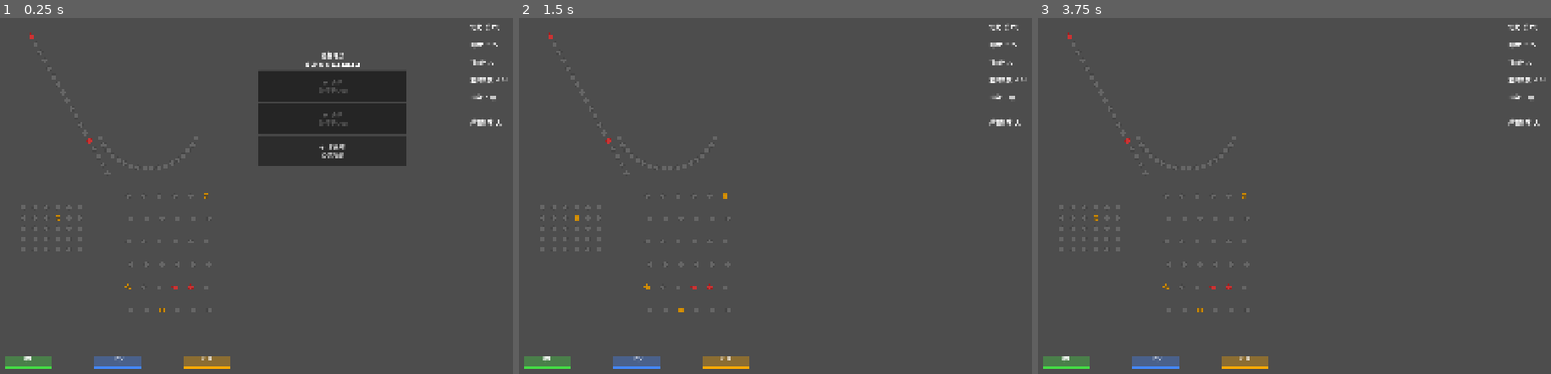
Above: before the commit, frames 1-3 (left to right).
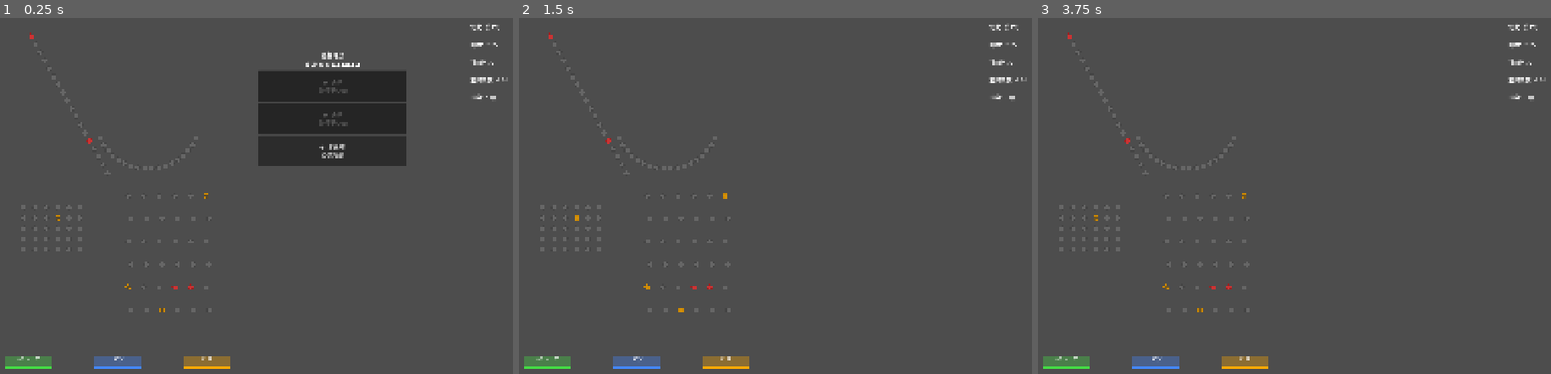
Above: after the commit, the same moments.

Repository: ever4Kenny/orb-foundry
Game: Godot game, scene res://scenes/main.tscn
Two runs of this game, one before a commit and one after it. Both use one fixed random seed, a clock stepped at 60 frames per second and the inputs below.
Inputs (mouse positions are in pixels of both pictures, inside the frame that each line leads up to):
- Up to frame 1 (0.25 s): no input
- Up to frame 2 (1.5 s): click "● 铁球 重·穿透peg" at 0.5 s; tap Enter at 1.25 s; move the mouse to (955, 163) at 1.27 s; click (955, 163) at 1.42 s
- Up to frame 3 (3.75 s): tap Space at 2, 3.5 s; drag from (1191, 203) to (1068, 35) at 2.02 s; tap Enter at 2.75 s; move the mouse to (1391, 99) at 2.77 s; click (1391, 99) at 2.92 s; drag from (1289, 260) to (1073, 42) at 3.52 s

The runs differ from the first frame. In frame 1, 0.1% of the frame differs, in the area x 3-98%, y 28-97%; in frame 2, 0.1%; in frame 3, 0.1%.

Commit message:
feat: slot奖励重设计 — 左×2下一击/中+50分/右+1球

Diff:
--- a/resources/board_layouts/default.json
+++ b/resources/board_layouts/default.json
@@ -62,8 +62,8 @@
       "y_offset": -36,
       "width": 132,
       "height": 32,
-      "effect": "elasticity_boost",
-      "label": "弹性+"
+      "effect": "score_multiplier",
+      "label": "×2 下一击"
     },
     {
       "position": "center",
@@ -72,7 +72,7 @@
       "width": 132,
       "height": 32,
       "effect": "score_bonus",
-      "label": "+10分"
+      "label": "+50分"
     },
     {
       "position": "right",
--- a/scenes/ui/hud.tscn
+++ b/scenes/ui/hud.tscn
@@ -46,10 +46,10 @@
 text = "球袋: -"
 autowrap_mode = 2
 
-[node name="ElasticityLabel" type="Label" parent="."]
+[node name="MultiplierLabel" type="Label" parent="."]
 unique_name_in_owner = true
 offset_left = 1480.0
 offset_top = 350.0
 offset_right = 1880.0
 offset_bottom = 382.0
-text = "弹性加成: 无"
+text = ""
--- a/scripts/ball.gd
+++ b/scripts/ball.gd
@@ -27,6 +27,7 @@
 @export var color: Color = Color.WHITE
 @export var col_count: int = 0
 @export var split_radius: float = 12.0
+@export var score_multiplier: int = 1
 
 var _alive: bool = true
 var _dying: bool = false
@@ -192,9 +193,9 @@
 
 	match peg_type:
 		"bonus":
-			ScoreManager.add(25)
+			ScoreManager.add(25 * score_multiplier)
 		"normal":
-			ScoreManager.add(10)
+			ScoreManager.add(10 * score_multiplier)
 		"danger":
 			ScoreManager.add(-5)
 			linear_velocity *= 0.7
@@ -207,9 +208,9 @@
 
 	match peg_type:
 		"bonus":
-			ScoreManager.add(25)
+			ScoreManager.add(25 * score_multiplier)
 		"normal":
-			ScoreManager.add(10)
+			ScoreManager.add(10 * score_multiplier)
 		"danger":
 			ScoreManager.add(-5)
 			linear_velocity *= 0.8
@@ -261,6 +262,7 @@
 	child.bounce_value = bounce_value
 	child.weight_value = weight_value
 	child.color = color
+	child.score_multiplier = score_multiplier
 	child.split_threshold = 999  # don't split again
 	child.col_count = 0
 	child.position = position
--- a/scripts/main.gd
+++ b/scripts/main.gd
@@ -115,6 +115,8 @@
 
 	var ball := BALL_SCENE.instantiate()
 	_apply_ball_config(ball, cfg)
+	ball.score_multiplier = ScoreManager.next_score_multiplier
+	ScoreManager.next_score_multiplier = 1
 	if ScoreManager.next_elasticity_boost > 0.0:
 		ball.bounce_value += ScoreManager.next_elasticity_boost
 		ScoreManager.next_elasticity_boost = 0.0
--- a/scripts/score_manager.gd
+++ b/scripts/score_manager.gd
@@ -7,10 +7,12 @@
 
 var score: int = 0
 var next_elasticity_boost: float = 0.0
+var next_score_multiplier: int = 1
 
 func reset() -> void:
 	score = 0
 	next_elasticity_boost = 0.0
+	next_score_multiplier = 1
 	score_changed.emit(score, 0)
 
 func add(delta: int) -> void:
--- a/scripts/slot.gd
+++ b/scripts/slot.gd
@@ -3,12 +3,11 @@
 
 extends Area2D
 
-const ELASTICITY_BOOST := 0.25
 const ABSORB_DURATION := 0.28
 
 @export var slot_position: String = "center"  # left, center, right
-@export var slot_effect: String = "score_bonus"  # score_bonus, elasticity_boost, ball_recovery
-@export var slot_label: String = "+10分"
+@export var slot_effect: String = "score_bonus"  # score_bonus, score_multiplier, ball_recovery
+@export var slot_label: String = "+50分"
 
 var _feedback: float = 0.0
 var _feedback_scale: float = 1.0
@@ -38,7 +37,7 @@
 	match slot_effect:
 		"score_bonus":
 			slot_color = Color("#4488ff")
-		"elasticity_boost":
+		"score_multiplier":
 			slot_color = Color("#44dd44")
 		"ball_recovery":
 			slot_color = Color("#ffaa00")
@@ -66,9 +65,9 @@
 
 	match slot_effect:
 		"score_bonus":
-			ScoreManager.add(10)
-		"elasticity_boost":
-			ScoreManager.next_elasticity_boost = ELASTICITY_BOOST
+			ScoreManager.add(50)
+		"score_multiplier":
+			ScoreManager.next_score_multiplier = 2
 		"ball_recovery":
 			RoundManager.shots_left += 1
 
--- a/scripts/ui/hud.gd
+++ b/scripts/ui/hud.gd
@@ -5,7 +5,7 @@
 @onready var score_label: Label = %ScoreLabel
 @onready var shots_label: Label = %ShotsLabel
 @onready var bag_label: Label = %BagLabel
-@onready var elasticity_label: Label = %ElasticityLabel
+@onready var multiplier_label: Label = %MultiplierLabel
 
 func _ready() -> void:
 	ScoreManager.score_changed.connect(_on_score_changed)
@@ -24,7 +24,7 @@
 
 func _process(_delta: float) -> void:
 	shots_label.text = "发射次数: %d / %d" % [RoundManager.shots_left, RoundManager.get_round_data().get("ball_count", 0)]
-	_update_elasticity_label()
+	_update_multiplier_label()
 
 func _refresh() -> void:
 	var round_data := RoundManager.get_round_data()
@@ -33,11 +33,10 @@
 	score_label.text = "当前分: %d" % ScoreManager.get_score()
 	shots_label.text = "发射次数: %d / %d" % [RoundManager.shots_left, RoundManager.get_round_data().get("ball_count", 0)]
 	bag_label.text = "球袋: %d 颗" % BallBag.get_available_ids().size()
-	_update_elasticity_label()
+	_update_multiplier_label()
 
-func _update_elasticity_label() -> void:
-	var boost_percent := int(round(ScoreManager.next_elasticity_boost * 100.0))
-	if boost_percent > 0:
-		elasticity_label.text = "弹性加成: +%d%%" % boost_percent
+func _update_multiplier_label() -> void:
+	if ScoreManager.next_score_multiplier > 1:
+		multiplier_label.text = "×%d 就绪" % ScoreManager.next_score_multiplier
 	else:
-		elasticity_label.text = "弹性加成: 无"
+		multiplier_label.text = ""
